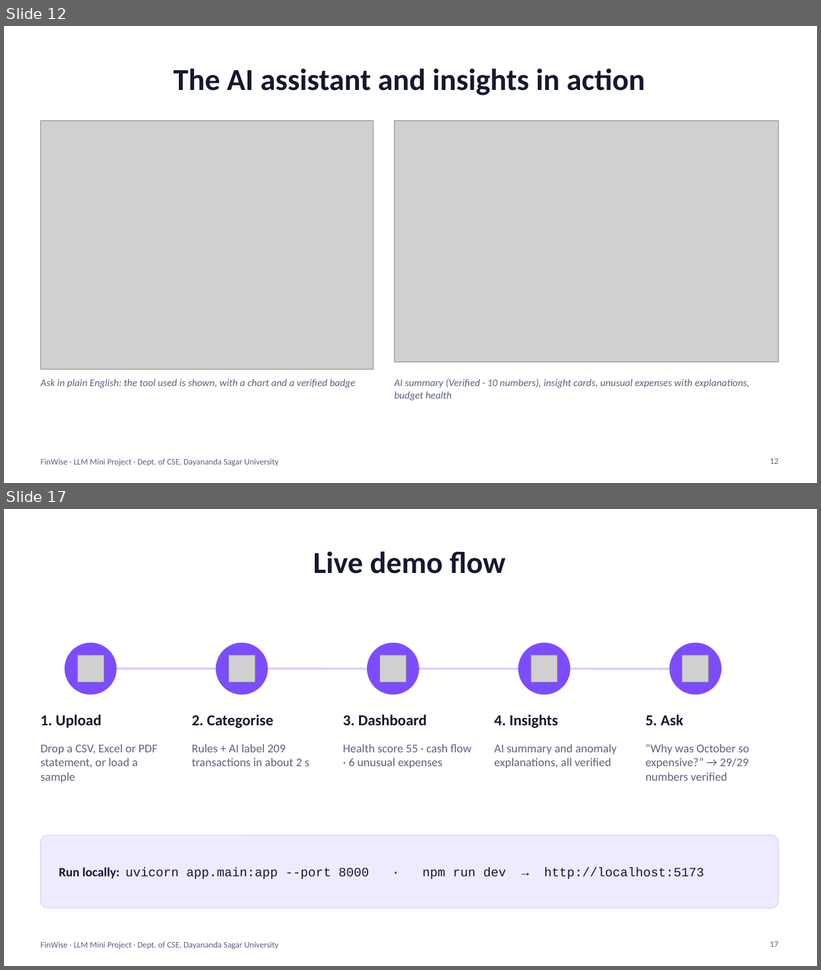
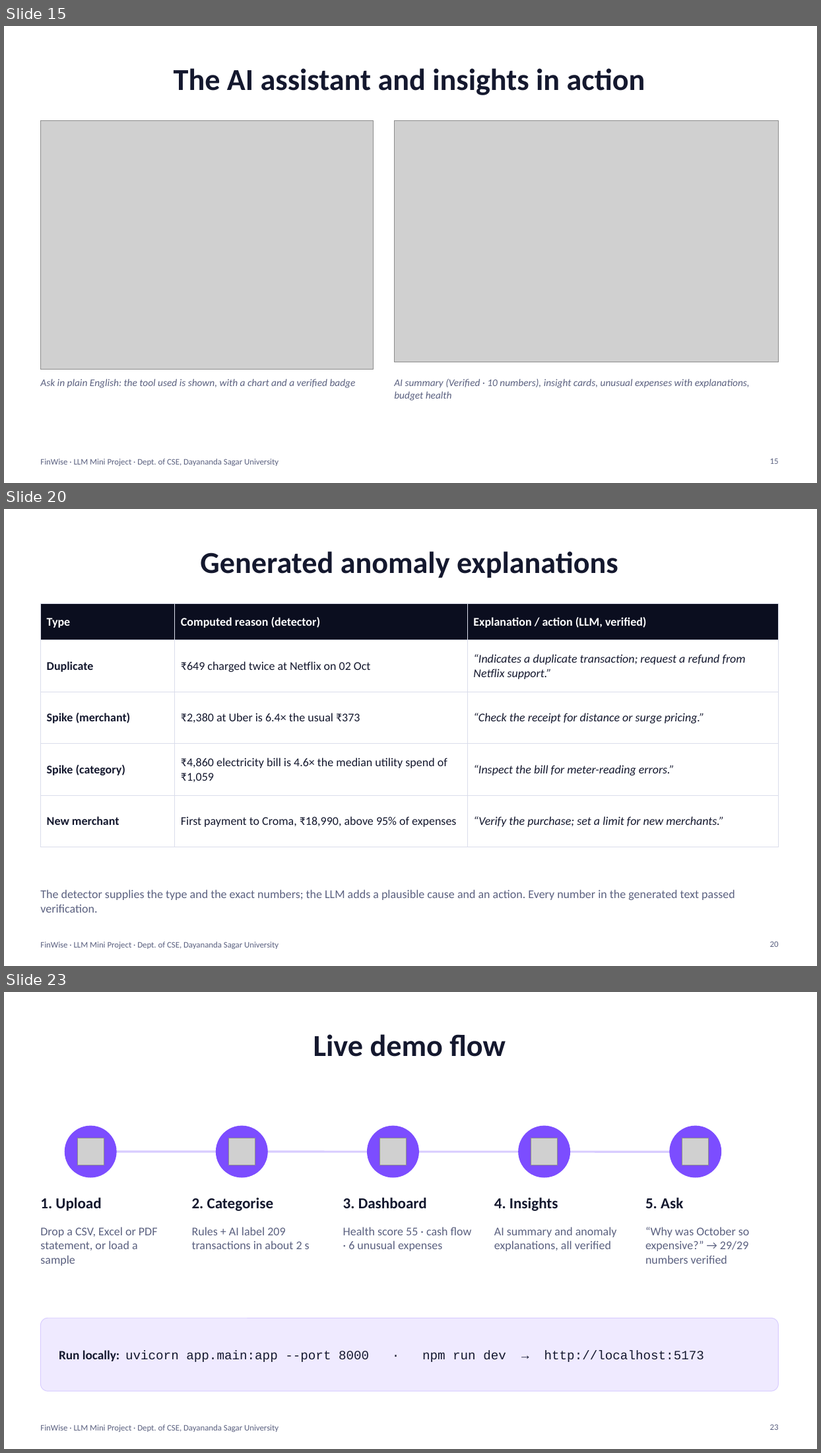
Before and after one commit to dkadchha2845/FinWise, a slide deck: finwise/ppt/FinWise_Presentation.pptx. Shown one above the other, each under a label of ours: slides 12 and 17 before the commit, slides 15, 20 and 23 after it; the slides between them are not shown. The pictures are 821x970 and 821x1453 pixels, drawn with LibreOffice and Linux fonts; fonts in the diff are those of the drawing; grey boxes stand for pictures. Boxes give left, top, right and bottom in pixels: in the first picture for what was removed or moved away, otherwise in the second. Text is boxed around its words. In the diff, an @@ line names an element or a change of style, - is before the commit and + after.

```diff
--- a/finwise/ppt/FinWise_Presentation.pptx
+++ b/finwise/ppt/FinWise_Presentation.pptx
@@ slide 20 added at [4,509,817,966], background #FFFFFF; not listed: 1 template element that a slide beside it also shows @@
@@ title added at [200,551,618,578], 36 pt, text #14182E, bold @@
+Generated anomaly explanations
@@ table added at [40,603,779,830], 5 rows, 3 columns @@
+Type | Computed reason (detector) | Explanation / action (LLM, verified)
+Duplicate | ₹649 charged twice at Netflix on 02 Oct | “Indicates a duplicate transaction; request a refund from Netflix support.”
+Spike (merchant) | ₹2,380 at Uber is 6.4× the usual ₹373 | “Check the receipt for distance or surge pricing.”
+Spike (category) | ₹4,860 electricity bill is 4.6× the median utility spend of ₹1,059 | “Inspect the bill for meter-reading errors.”
+New merchant | First payment to Croma, ₹18,990, above 95% of expenses | “Verify the purchase; set a limit for new merchants.”
@@ text added at [40,890,735,913], 14 pt, text #5B6180 @@
+The detector supplies the type and the exact numbers; the LLM adds a plausible cause and an action. Every number in the generated text passed verification.
@@ page number added at [770,941,779,947], 10 pt, text #5B6180 @@
+20
@@ what was slide 12 is now slide 15 @@
@@ page number at [770,459,779,464]: text changed @@
-12
+15
@@ what was slide 17 is now slide 23 @@
@@ page number at [770,1424,779,1430]: text changed @@
-17
+23
```
Also in this commit, not shown: 6 slides changed, 5 other slides added, 2 other files.
